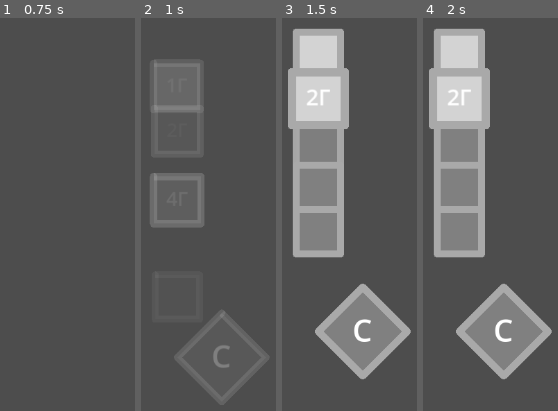
Above: before the commit, frames 1-4 (left to right).
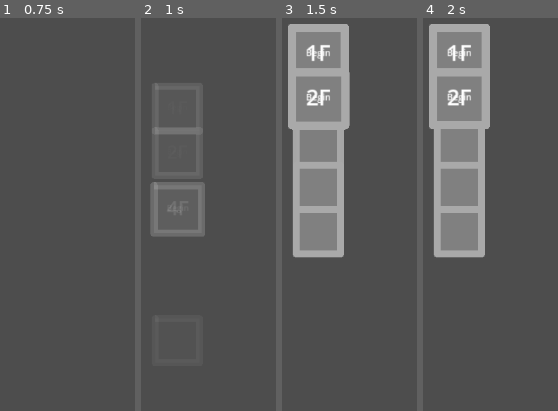
Above: after the commit, the same moments.

Repository: apia46/adjacencyrule
Game: Godot game, scene res://game.tscn
Same seed, same stepped clock (60 frames per second), same inputs: the game is played once before the commit and once after it.
Inputs (mouse positions are in pixels of both pictures, inside the frame that each line leads up to):
- Up to frame 1 (0.75 s): tap Enter at 0.5 s; move the mouse to (14, 238) at 0.52 s; press the mouse at (14, 238) at 0.53 s
- Up to frame 2 (1 s): no input
- Up to frame 3 (1.5 s): move the mouse to (296, 76) at 1.27 s; release the mouse at (296, 76) at 1.28 s; click (296, 76) at 1.35 s
- Up to frame 4 (2 s): no input

Frame 1 is identical in both runs. In frame 2, 6.0% of the frame differs, in the area x 6-93%, y 10-98%; in frame 3, 17%, in the area x 4-96%, y 1-92%; in frame 4, 17%.

Commit message:
avoirdupois

Diff:
--- a/game.gd
+++ b/game.gd
@@ -11,7 +11,7 @@
 	level = load("res://levels/" + toload + ".gd").new()
 	add_child(level)
 	if !check:
-		check = MenuTile.new(64,400,PackedVector2Array([Vector2(64,0),Vector2(128,64),Vector2(64,128),Vector2(0,64)]),{text = TextModifier.new("C")})
+		check = MenuTile.new(64,400,PackedVector2Array([Vector2(64,0),Vector2(128,64),Vector2(64,128),Vector2(0,64)]),{text = TextModifier.new("C")},false)
 		add_child(check)
 		check.modifiers.text._load()
 	if toload == "map": check.fadeout()
@@ -92,7 +92,9 @@
 		var shared_vertices = []
 		signal hover
 		var showing = false
-
+		var appears
+
+		signal pressed
 		#https://www.reddit.com/r/godot/comments/b0r9l4/is_it_possible_to_get_the_bounding_box_of_a/
 		const MAX_COORD = pow(2,31)-1
 		const MIN_COORD = -MAX_COORD
@@ -112,7 +114,7 @@
 			box = Rect2(min_vec,max_vec-min_vec)
 
 
-		func _init(X:int,Y:int,Shape:PackedVector2Array,Modifiers:={}):
+		func _init(X:int,Y:int,Shape:PackedVector2Array,Modifiers:={},Appears:=true):
 			self.add_child(collision)
 			self.add_child(display)
 			self.add_child(border)
@@ -129,6 +131,7 @@
 				add_child(modifiers[modifier])
 			for vertex in range(len(shape)):
 				shape[vertex] += pos
+			appears = Appears
 
 		func _ready():
 			# may not be consistent? idk
@@ -140,15 +143,16 @@
 			if modifiers.has("forced"): marked = modifiers.forced.state == ForcedModifier.forced_state.MARKED
 			update_display()
 			on_change_my_poly()
-			pos.y += 300
+			pos.y += 500
 			modulate.a = 0
-			await get_tree().create_timer(randf_range(0.3,0.6)).timeout
-			fadein()
+			if appears:
+				await get_tree().create_timer(randf_range(0.3,0.6)).timeout
+				fadein()
 
 		func fadein():
 			if showing: return
 			var tweenstart = get_tree().create_tween().set_parallel()
-			tweenstart.tween_property(self, "pos:y", pos.y-300, 1).set_trans(Tween.TRANS_EXPO)
+			tweenstart.tween_property(self, "pos:y", pos.y-500, 1).set_trans(Tween.TRANS_EXPO)
 			tweenstart.tween_property(self, "modulate:a", 1, 0.5).set_delay(0.5)
 			showing = true
 			return tweenstart
@@ -156,7 +160,7 @@
 		func fadeout():
 			if !showing: return
 			var tweenend = get_tree().create_tween().set_parallel()
-			tweenend.tween_property(self, "pos:y", pos.y+300, 1).set_trans(Tween.TRANS_EXPO)
+			tweenend.tween_property(self, "pos:y", pos.y+500, 1).set_trans(Tween.TRANS_EXPO)
 			tweenend.tween_property(self, "modulate:a", 0, 0.5)
 			showing = false
 			return tweenend
@@ -186,7 +190,7 @@
 			if Event.is_action_pressed("LClick"):
 				if !hovered: return
 				if modifiers.has("forced"): return
-				# call the signal here
+				pressed.emit()
 				marked = !marked
 				update_display()
 				level.changed_since_unhappy = true
@@ -223,8 +227,6 @@
 class MenuTile:
 	extends Level.Tile
 
-	signal pressed
-
 	func load_style():
 		style = get_parent().level.style
 
@@ -246,8 +248,16 @@
 		var reference = load("res://levels/" + levelID + ".gd")
 		levelName = reference.levelName
 		levelIcon = reference.levelIcon
-		Modifiers.text = TextModifier.new(levelIcon,TextModifier.hover_set.HOVERED)
+		Modifiers.levelid = TextModifier.new(levelIcon,TextModifier.hover_set.HOVERED)
+		Modifiers.levelname = TextModifier.new(levelName,TextModifier.hover_set.HOVERED)
 		super(X,Y,Shape,Modifiers)
+
+	func _input(Event):
+			if Event.is_action_pressed("LClick"):
+				if !hovered: return
+				if modifiers.has("forced"): return
+				# call the signal here
+				pass
 
 
 
@@ -263,6 +273,9 @@
 
 	#no overrideable constants :sob:
 	static func condition(): return false
+
+	func _init(Pos:=Vector2(0,0)):
+		pos = Pos
 
 	func _process(_delta):
 		if !condition(): return
@@ -288,8 +301,9 @@
 	}
 	var state:forced_state
 
-	func _init(State:forced_state):
+	func _init(State:forced_state, Pos:=Vector2(0,0)):
 		state = State
+		super(Pos)
 
 class TextModifier:
 	extends Modifier
@@ -299,7 +313,8 @@
 	enum hover_set {
 		ALWAYS,
 		HOVERED,
-		NOT_HOVERED
+		NOT_HOVERED,
+		CLICKED,
 	}
 
 	func _ready():
@@ -321,9 +336,10 @@
 		display.size = tile.box.size
 		display.z_index = 1
 
-	func _init(Text:String,HoverState:=hover_set.ALWAYS):
+	func _init(Text:String,HoverState:=hover_set.ALWAYS,Pos:=Vector2(0,0)):
 		text = Text
 		hover_state = HoverState
+		super(Pos)
 		load_display()
 
 	func load_display():
@@ -345,10 +361,9 @@
 
 	static func condition(): return true
 
-	func _init(Num:int):
+	func _init(Num:int,HoverState:=hover_set.ALWAYS,Pos:=Vector2(0,0)):
 		num = Num
-		text = str(num)
-		load_display()
+		super(str(Num),HoverState,Pos)
 
 	func _load():
 		on_load()
